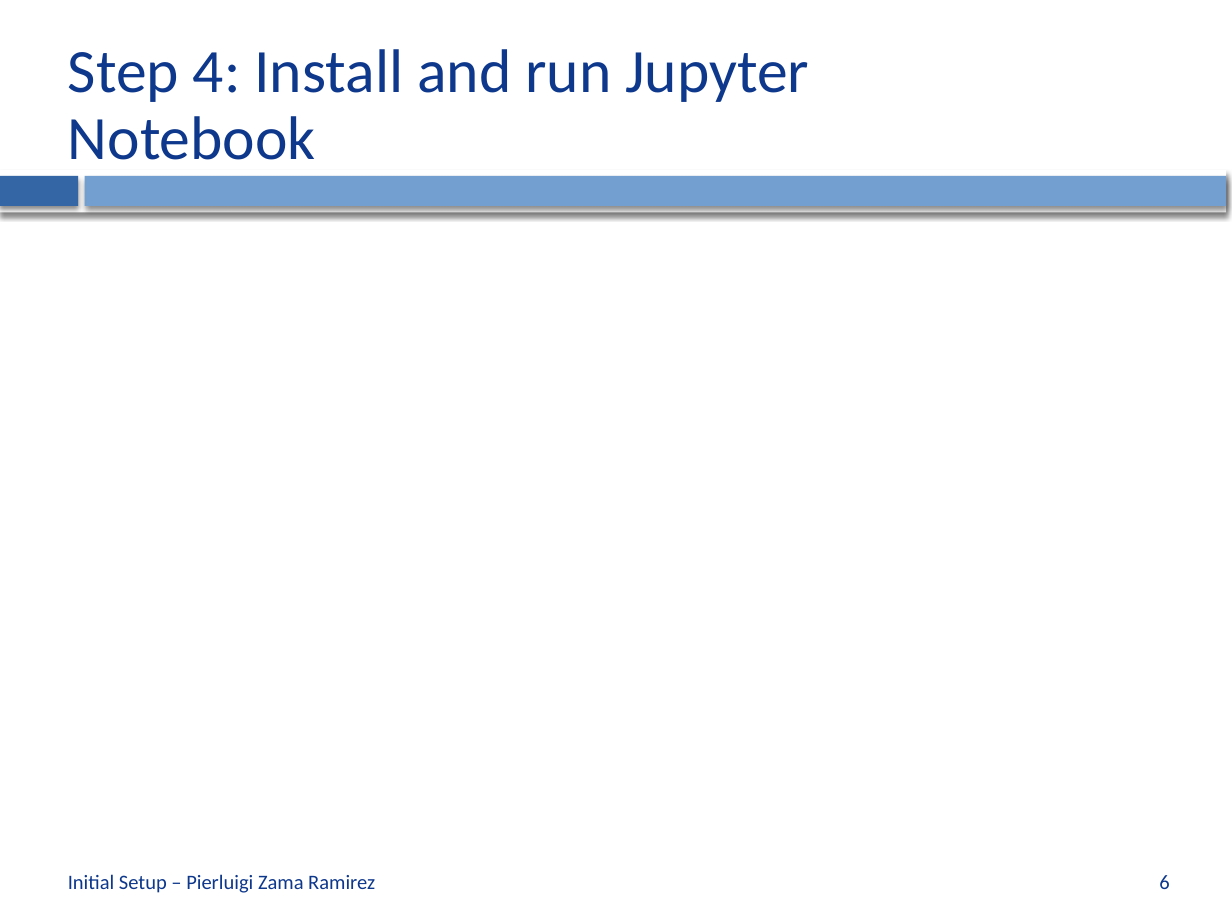
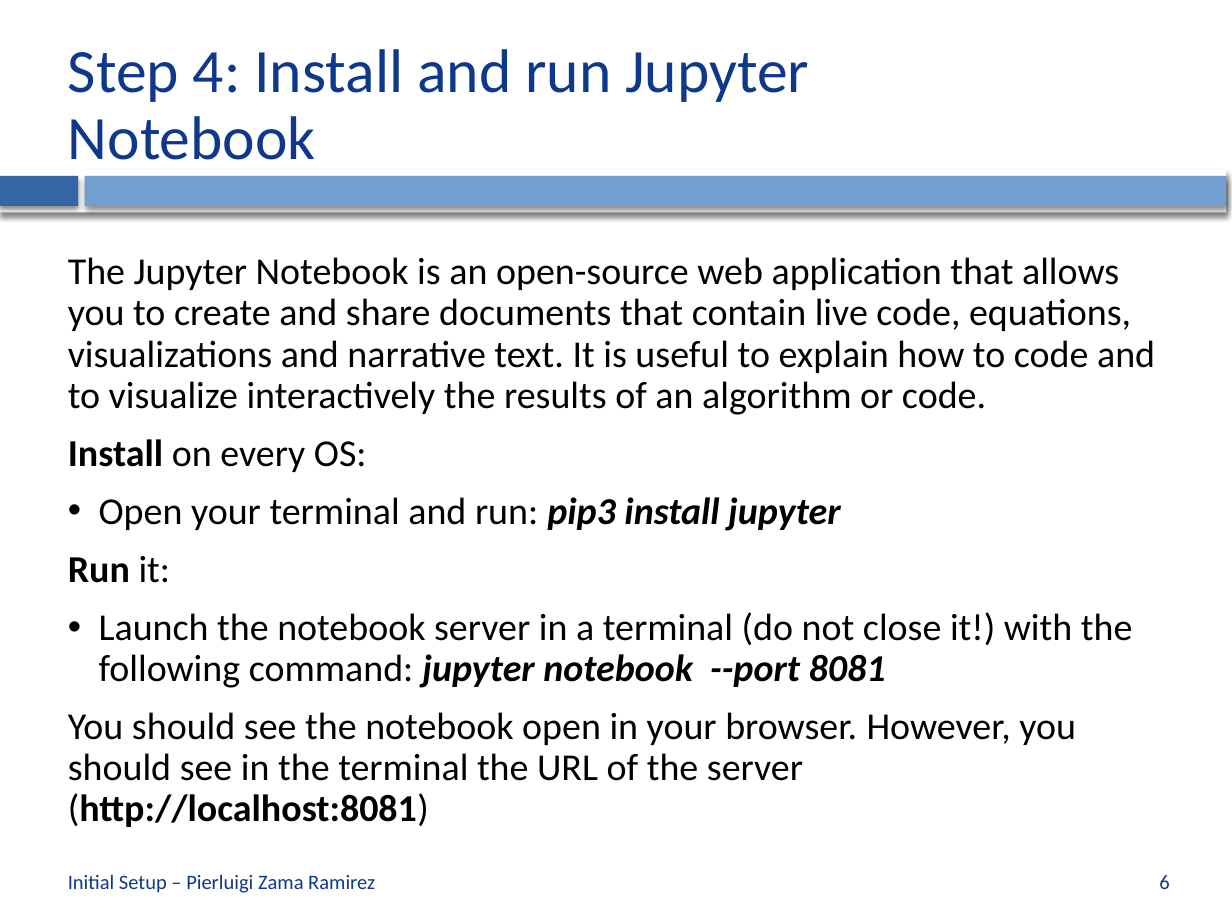
Before and after one commit to CVLAB-Unibo/ComputerVisionImageProcessing-LabSessions, a slide deck: slide 6 of LabSession0 - Initial Setup.pptx. Drawn at 1232x924 pixels with LibreOffice and Linux fonts; fonts in the diff are those of the drawing; background and template pictures are left out. Boxes give left, top, right and bottom in pixels: in the first picture for what was removed or moved away, otherwise in the second. Text is boxed around its words. In the diff, an @@ line names an element or a change of style, - is before the commit and + after.

```diff
--- a/LabSession0 - Initial Setup.pptx
+++ b/LabSession0 - Initial Setup.pptx
@@ text added at (68, 257, 1155, 827), 22.2 pt, text #000000 @@
+The Jupyter Notebook is an open-source web application that allows you to create and share documents that contain live code, equations, visualizations and narrative text. It is useful to explain how to code and to visualize interactively the results of an algorithm or code.
+Install on every OS:
+• Open your terminal and run: pip3 install jupyter
+Run it:
+• Launch the notebook server in a terminal (do not close it!) with the following command: jupyter notebook --port 8081
+You should see the notebook open in your browser. However, you should see in the terminal the URL of the server (http://localhost:8081)
```
Also in this commit, not shown: 6 other slides changed, 2 slides added, 2 other files.
